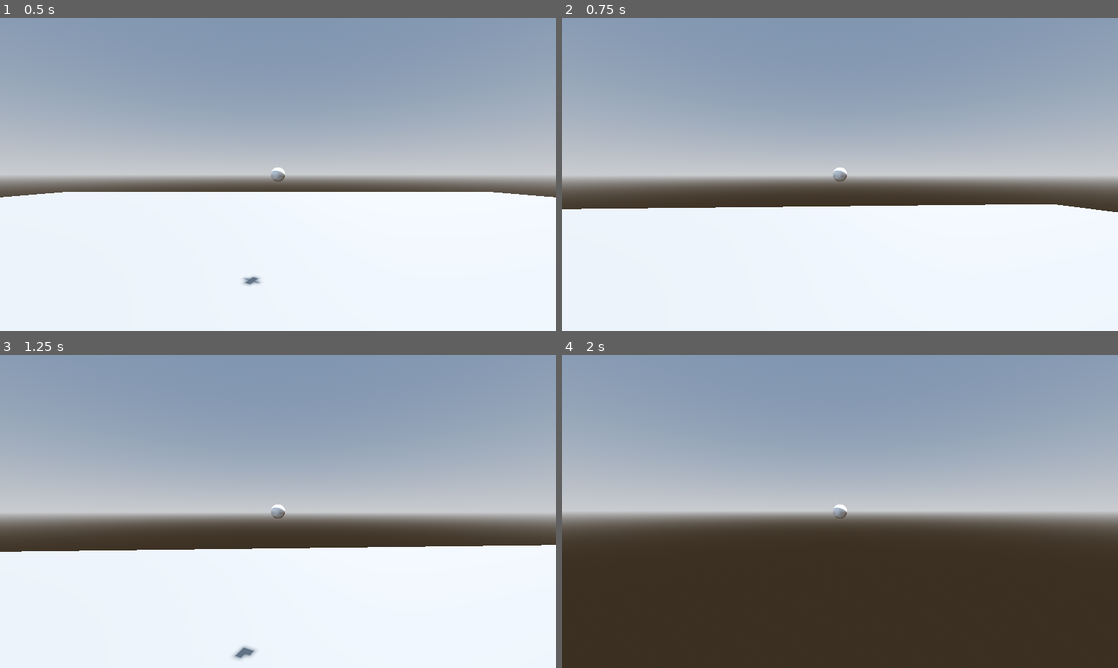
Above: before the commit, frames 1-4 (two rows, left to right).
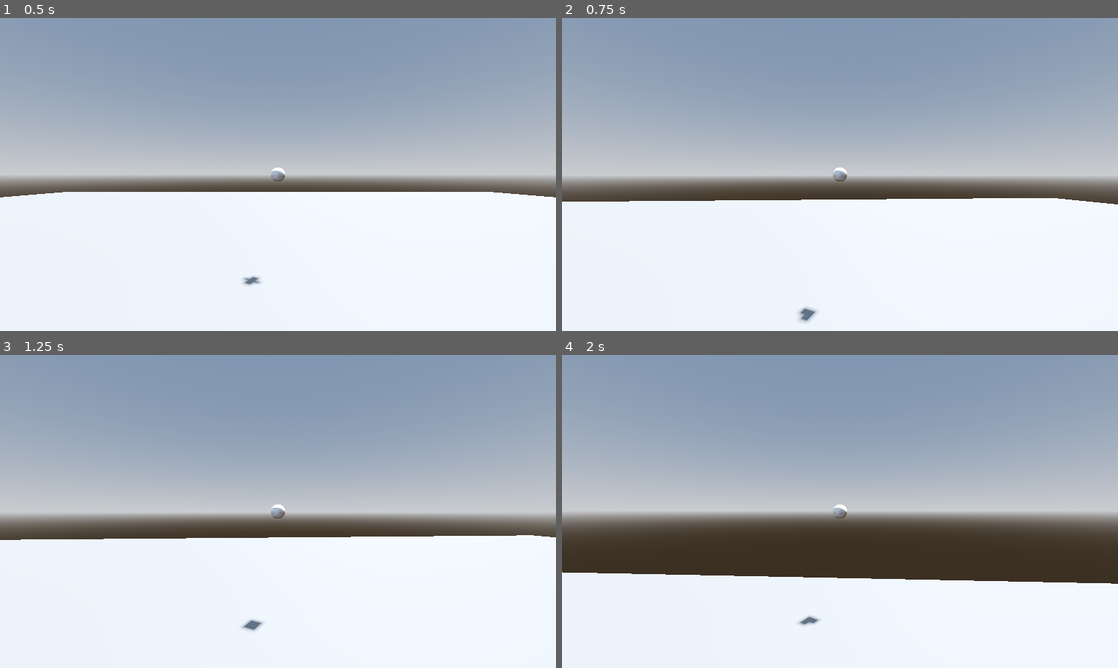
Above: after the commit, the same moments.

Repository: slop-inc/algebra-game-jam
Game: Godot game, scene res://scenes/player_movement_test/player_movement_test.tscn
The game is run twice, just before and just after one commit, with the same random seed, the same clock (stepped at 60 frames per second) and the same inputs.
Inputs (mouse positions are in pixels of both pictures, inside the frame that each line leads up to):
- Up to frame 1 (0.5 s): no input
- Up to frame 2 (0.75 s): tap Enter (ui_accept) at 0.5 s; move the mouse to (867, 174) at 0.52 s; hold W (up_move) from 0.53 s (still down); tap Shift (dash) at 0.6 s; click (867, 174) at 0.67 s
- Up to frame 3 (1.25 s): keep holding W (up_move); tap Enter (ui_accept) at 0.77 s; tap Ctrl (slam, bound only after the commit) at 0.8 s
- Up to frame 4 (2 s): keep holding W (up_move); move the mouse to (812, 511) at 1.27 s; tap Ctrl (slam, bound only after the commit) at 1.35 s; tap Enter (ui_accept) at 1.52 s; tap Shift (dash) at 1.55 s

Frame 1 is identical in both runs. In frame 2, 2.3% of the frame differs, in the area x 0-100%, y 57-98%; in frame 3, 3.7%; in frame 4, 29%, in the area x 0-100%, y 69-100%.

Commit message:
Player Movement (Dash works on y axis, added Slam)

Diff:
--- a/project.godot
+++ b/project.godot
@@ -56,6 +56,11 @@
 "events": [Object(InputEventKey,"resource_local_to_scene":false,"resource_name":"","device":-1,"window_id":0,"alt_press …(195 unchanged characters)…
 ]
 }
+slam={
+"deadzone": 0.2,
+"events": [Object(InputEventKey,"resource_local_to_scene":false,"resource_name":"","device":-1,"window_id":0,"alt_pressed":false,"shift_pressed":false,"ctrl_pressed":false,"meta_pressed":false,"pressed":false,"keycode":0,"physical_keycode":4194326,"key_label":0,"unicode":0,"location":0,"echo":false,"script":null)
+]
+}
 
 [physics]
 
--- a/scenes/player_movement_test/player.gd
+++ b/scenes/player_movement_test/player.gd
@@ -5,12 +5,17 @@
 var MAXSPEED = 5.0
 var JUMP_VELOCITY = 4.
 var DECEL = 1
-var ACCEL = 0.80
+var ACCEL = 0.30
 var SENSITIVITY = 0.001
 
 # Dash vars
 var dashed_bool = false
 var dash_time = 0
+var dash_strength = 15
+
+# Slam vars
+var slamed_bool = false
+var slam_strength = 15
 
 # Fluf vars
 var bob_frequency = 1.5
@@ -50,15 +55,27 @@
 	if Input.is_action_just_pressed("dash"):
 		_dash()
 
+	if Input.is_action_just_pressed("slam"):
+		if !is_on_floor():
+			_slam()
+
 # Dash Function
 func _dash():
 	print("Dashed")
 	dashed_bool = true
 	#self.global_position = dash_point.global_position
 	var direction = camera.global_basis * Vector3.FORWARD
-	velocity.x = direction.x * 15
-	velocity.z = direction.z * 15
+	velocity.x = direction.x * dash_strength
+	velocity.z = direction.z * dash_strength
+	velocity.y = direction.y * dash_strength
 	print(dashed_bool)
+
+func _slam():
+	print("Slamed")
+	slamed_bool = true
+	velocity.x = 0
+	velocity.z = 0
+	velocity.y = -slam_strength
 
 func _physics_process(delta: float) -> void:
 
@@ -68,7 +85,11 @@
 		if dash_time >= 0.3:
 			dash_time = 0
 			dashed_bool= false
-			print("undashed")
+			print("Dash Done")
+
+	if slamed_bool and is_on_floor():
+		slamed_bool = false
+		print("Slam Done")
 
 	# Add the gravity.
 	if not is_on_floor():
@@ -90,7 +111,7 @@
 	if input_dir.x == 0:
 		neck.rotation.x = lerp_angle(neck.rotation.x, deg_to_rad(0), 0.02)
 
-	if is_on_floor() and !dashed_bool:
+	if is_on_floor() and !dashed_bool and !slamed_bool:
 		if direction:
 			# Speed up acceleration
 			velocity.x = direction.x * SPEED
@@ -111,7 +132,7 @@
 			SPEED = 0
 			velocity.x = move_toward(velocity.x, 0, MAXSPEED)
 			velocity.z = move_toward(velocity.z, 0, MAXSPEED)
-	elif !dashed_bool:
+	elif !dashed_bool and !slamed_bool:
 		if direction:
 			# Speed up acceleration
 			velocity.x = direction.x * SPEED
